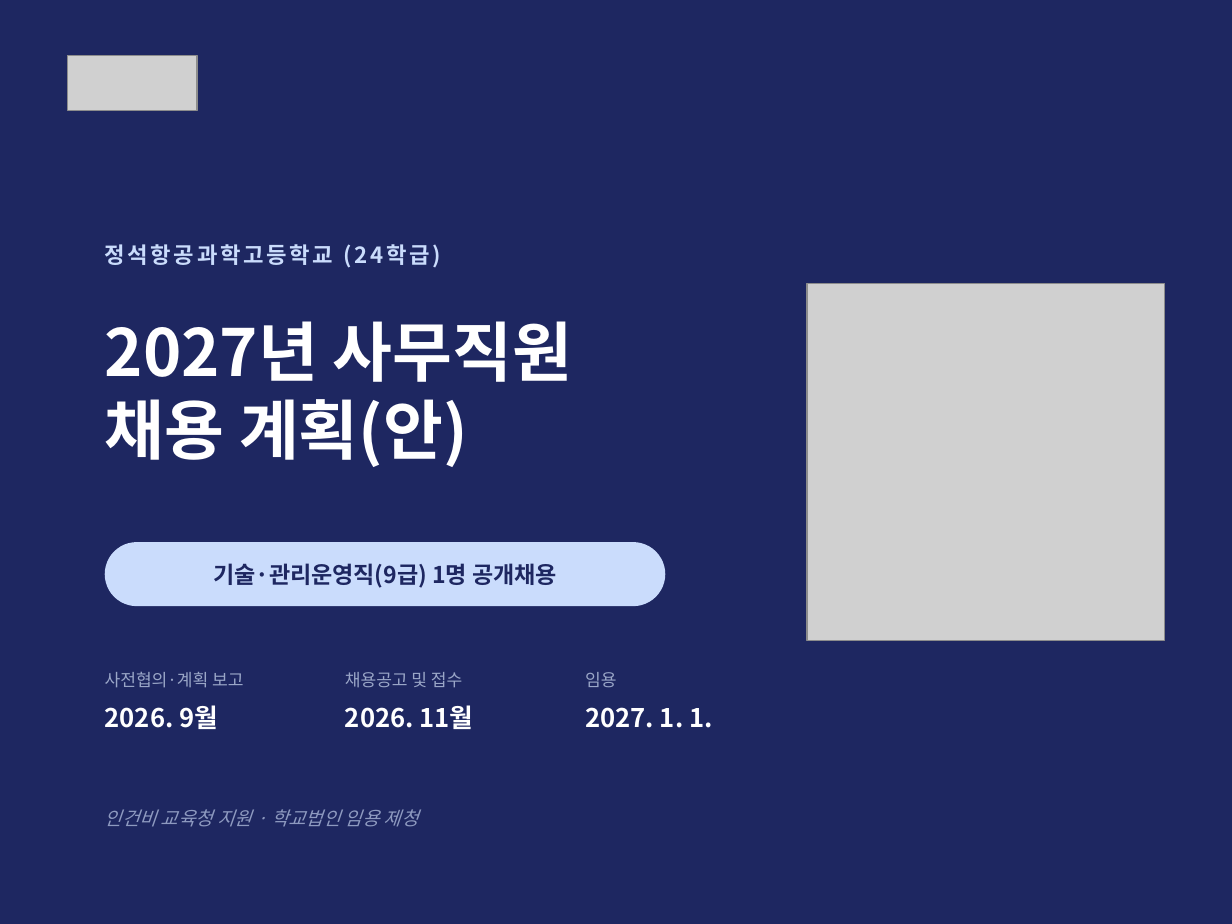
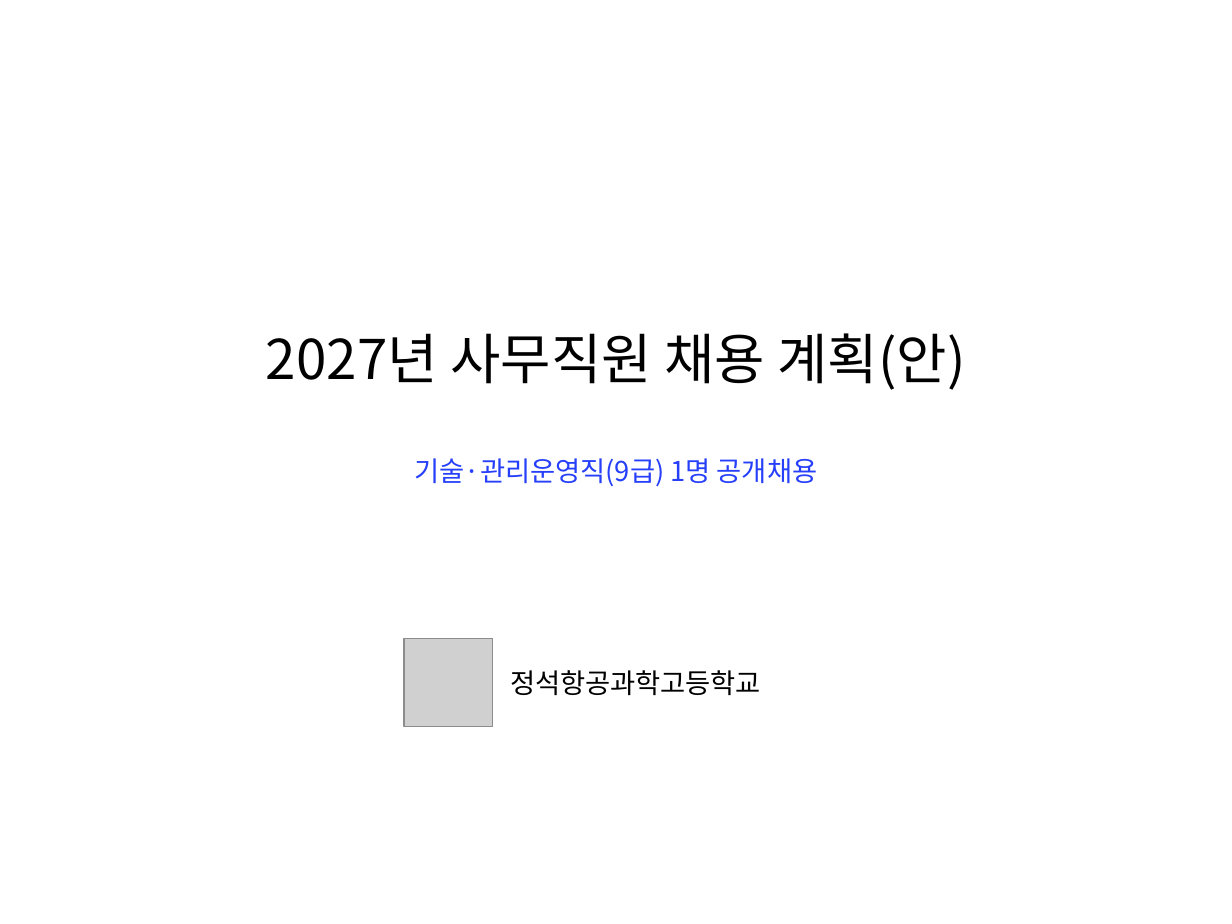
Before and after one commit to sogood459-max/miracle-guy, a slide deck: slide 1 of docs/2027년_사무직원_채용계획안.pptx. Drawn at 1232x924 pixels with LibreOffice and Linux fonts; fonts in the diff are those of the drawing; grey boxes stand for pictures. Boxes give left, top, right and bottom in pixels: in the first picture for what was removed or moved away, otherwise in the second. Text is boxed around its words. In the diff, an @@ line names an element or a change of style, - is before the commit and + after.

```diff
--- a/docs/2027년_사무직원_채용계획안.pptx
+++ b/docs/2027년_사무직원_채용계획안.pptx
@@ background #1E2761 to #FFFFFF @@
@@ picture removed at (x1=68, y1=55, x2=197, y2=111) @@
@@ text at (x1=266, y1=333, x2=966, y2=390): text changed; size 38 to 32 pt; text colour #FFFFFF to #000000; bold off @@
-2027년 사무직원
-채용 계획(안)
+2027년 사무직원 채용 계획(안)
@@ text "기술·관리운영직(9급) 1명 공개채용" moved from (x1=213, y1=563, x2=557, y2=588) to (x1=414, y1=458, x2=818, y2=486) @@
@@ text "기술·관리운영직(9급) 1명 공개채용" at (x1=414, y1=458, x2=818, y2=486): size 13.5 to 16 pt, text colour #1E2761 to #263FFA, bold off @@
@@ rounded rectangle removed at (x1=105, y1=542, x2=665, y2=606) @@
@@ picture resized from (x1=807, y1=283, x2=1164, y2=641) to (x1=404, y1=638, x2=493, y2=727) @@
@@ text removed at (x1=105, y1=672, x2=243, y2=688) @@
-사전협의·계획 보고
@@ text removed at (x1=345, y1=672, x2=462, y2=688) @@
-채용공고 및 접수
@@ text at (x1=510, y1=670, x2=761, y2=695): text changed; size 13 to 16 pt; text colour #CADCFC to #000000; bold off @@
-정석항공과학고등학교 (24학급)
+정석항공과학고등학교
@@ text removed at (x1=585, y1=672, x2=616, y2=687) @@
-임용
@@ text removed at (x1=105, y1=705, x2=218, y2=729) @@
-2026. 9월
@@ text removed at (x1=345, y1=705, x2=474, y2=729) @@
-2026. 11월
@@ text removed at (x1=585, y1=707, x2=712, y2=728) @@
-2027. 1. 1.
@@ text removed at (x1=105, y1=809, x2=419, y2=827) @@
-인건비 교육청 지원 · 학교법인 임용 제청
```
Also in this commit, not shown: 10 other slides changed, 1 other file.
